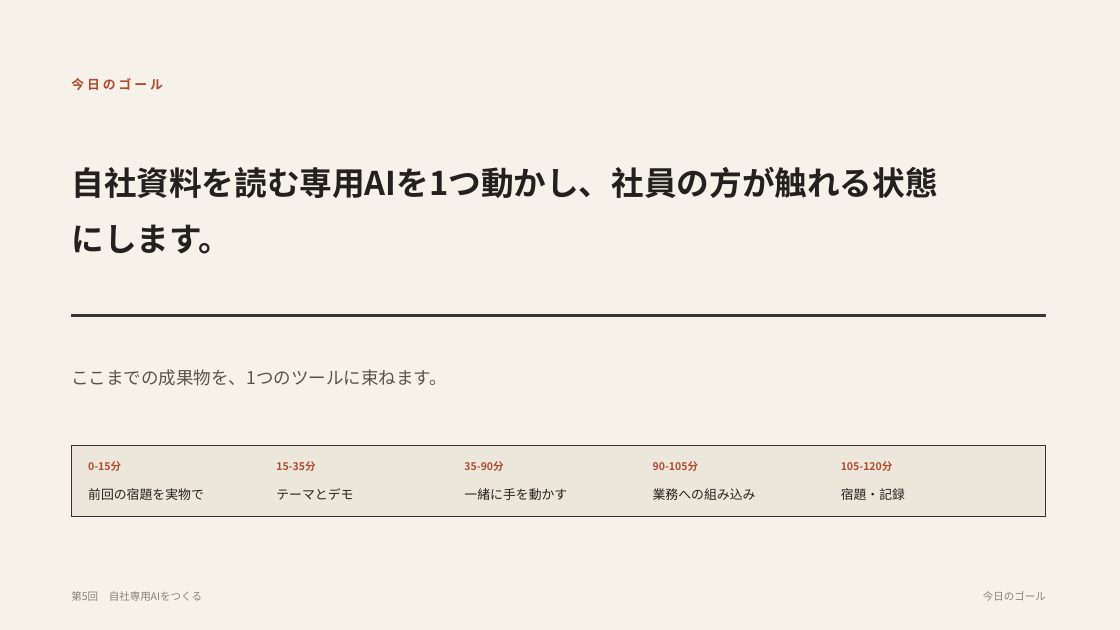
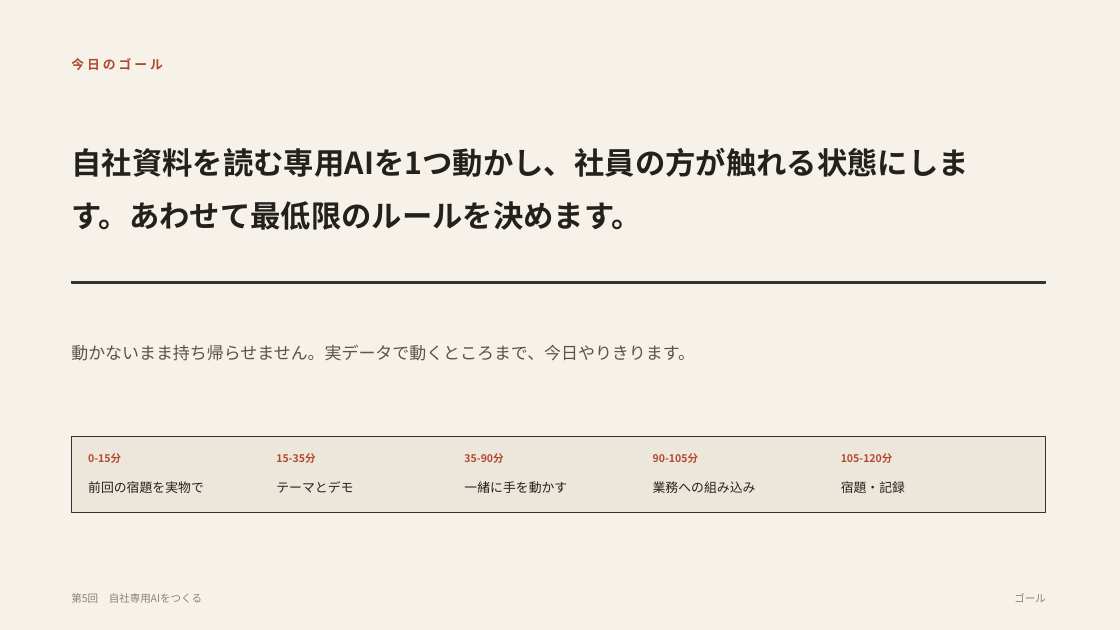
Before and after one commit to yusuke-aoki-bit/founders-ai-program, a slide deck: slide 3 of slides/pptx/第05回_自社専用AIをつくる.pptx (slide 2 before the commit). Drawn at 1120x630 pixels with LibreOffice and Linux fonts; fonts in the diff are those of the drawing. Boxes give left, top, right and bottom in pixels: in the first picture for what was removed or moved away, otherwise in the second. Text is boxed around its words. In the diff, an @@ line names an element or a change of style, - is before the commit and + after.

```diff
--- a/slides/pptx/第05回_自社専用AIをつくる.pptx
+++ b/slides/pptx/第05回_自社専用AIをつくる.pptx
@@ text "今日のゴール": place and size @@
-text "今日のゴール" at bbox=[71, 78, 163, 90]
+text "今日のゴール" at bbox=[71, 58, 163, 70]
@@ text at bbox=[71, 148, 968, 230]: text changed; size 28 to 26 pt @@
-自社資料を読む専用AIを1つ動かし、社員の方が触れる状態にします。
+自社資料を読む専用AIを1つ動かし、社員の方が触れる状態にします。あわせて最低限のルールを決めます。
@@ rectangle: place and size @@
-rectangle at bbox=[71, 315, 1046, 317]
+rectangle at bbox=[71, 281, 1046, 283]
@@ text added at bbox=[71, 345, 695, 361], 14.5 pt, text #5A534A @@
+動かないまま持ち帰らせません。実データで動くところまで、今日やりきります。
@@ text removed at bbox=[71, 369, 446, 386] @@
-ここまでの成果物を、1つのツールに束ねます。
@@ rectangle: place and size @@
-rectangle at bbox=[71, 445, 1046, 517]
+rectangle at bbox=[71, 437, 1046, 513]
@@ 10 texts: place and size @@
-10 texts at bbox=[88, 461, 905, 500]
+10 texts at bbox=[88, 453, 905, 493]
@@ text at bbox=[1014, 593, 1046, 603]: text changed @@
-今日のゴール
+ゴール
```
Also in this commit, not shown: 5 other slides changed, 6 slides added, 1 slide removed, 24 other files.
